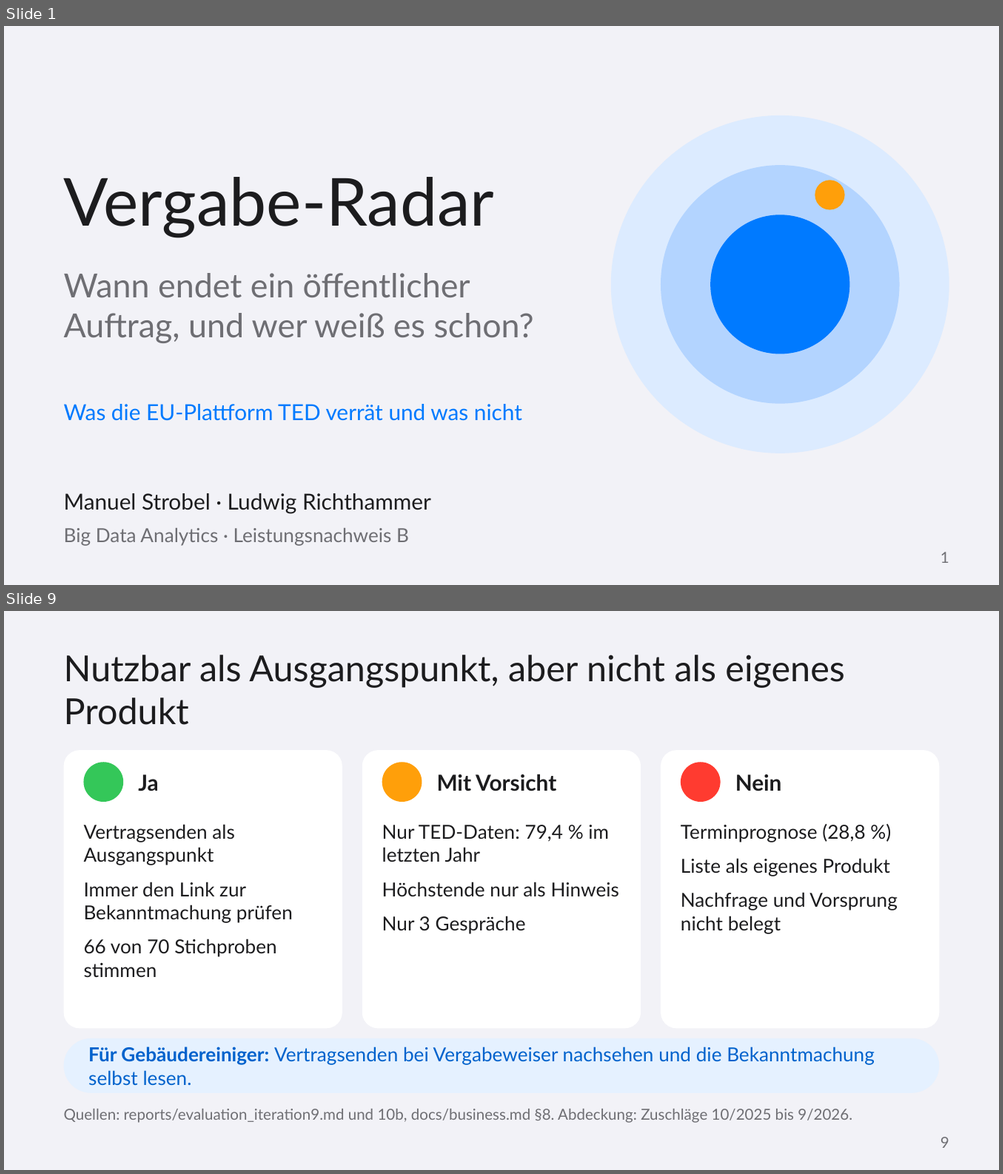
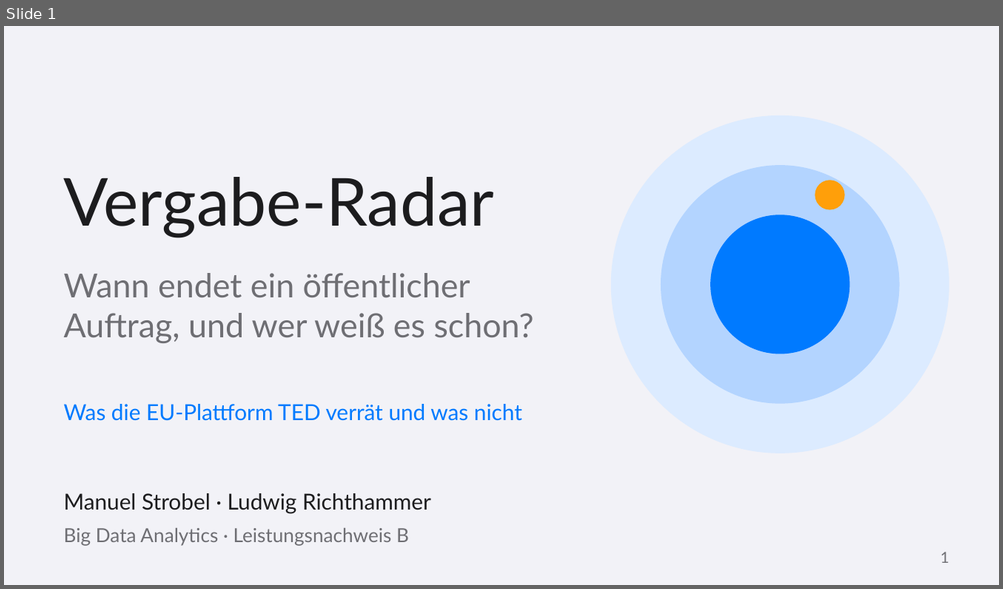
Before and after one commit to ludwigrichthammer9-web/vergabe_radar, a slide deck: docs/vortrag/vortrag_vergabe_radar.pptx. Shown one above the other, each under a label of ours: slides 1 and 9 before the commit, slide 1 after it; the slides between them are not shown. The pictures are 1003x1174 and 1003x589 pixels, drawn with LibreOffice and Linux fonts; fonts in the diff are those of the drawing. Boxes give left, top, right and bottom in pixels: in the first picture for what was removed or moved away, otherwise in the second. Text is boxed around its words. In the diff, an @@ line names an element or a change of style, - is before the commit and + after.

```diff
--- a/docs/vortrag/vortrag_vergabe_radar.pptx
+++ b/docs/vortrag/vortrag_vergabe_radar.pptx
@@ slide 9 removed at bbox=[4, 611, 999, 1170], background #F2F2F7 @@
@@ title removed at bbox=[64, 655, 844, 725] @@
-Nutzbar als Ausgangspunkt, aber nicht als eigenes Produkt
@@ rounded rectangle removed at bbox=[64, 750, 342, 1028] @@
@@ ellipse removed at bbox=[84, 762, 123, 802] @@
@@ rounded rectangle removed at bbox=[362, 750, 640, 1028] @@
@@ ellipse removed at bbox=[382, 762, 421, 802] @@
@@ rounded rectangle removed at bbox=[660, 750, 939, 1028] @@
@@ ellipse removed at bbox=[680, 762, 720, 802] @@
@@ text removed at bbox=[138, 775, 158, 792] @@
-Ja
@@ text removed at bbox=[437, 775, 556, 792] @@
-Mit Vorsicht
@@ text removed at bbox=[735, 775, 782, 792] @@
-Nein
@@ text removed at bbox=[84, 824, 293, 978] @@
-Vertragsenden als Ausgangspunkt
-Immer den Link zur Bekanntmachung prüfen
-66 von 70 Stichproben stimmen
@@ text removed at bbox=[382, 825, 619, 934] @@
-Nur TED-Daten: 79,4 % im letzten Jahr
-Höchstende nur als Hinweis
-Nur 3 Gespräche
@@ text removed at bbox=[680, 824, 896, 934] @@
-Terminprognose (28,8 %)
-Liste als eigenes Produkt
-Nachfrage und Vorsprung nicht belegt
@@ rounded rectangle removed at bbox=[64, 1039, 939, 1093] @@
@@ text removed at bbox=[88, 1047, 874, 1086] @@
-Für Gebäudereiniger: Vertragsenden bei Vergabeweiser nachsehen und die Bekanntmachung selbst lesen.
@@ text removed at bbox=[64, 1109, 852, 1123] @@
-Quellen: reports/evaluation_iteration9.md und 10b, docs/business.md §8. Abdeckung: Zuschläge 10/2025 bis 9/2026.
@@ text removed at bbox=[940, 1137, 949, 1148] @@
-9
```
Also in this commit, not shown: 9 slides changed, 4 slides added, 2 other slides removed, 2 other files.
